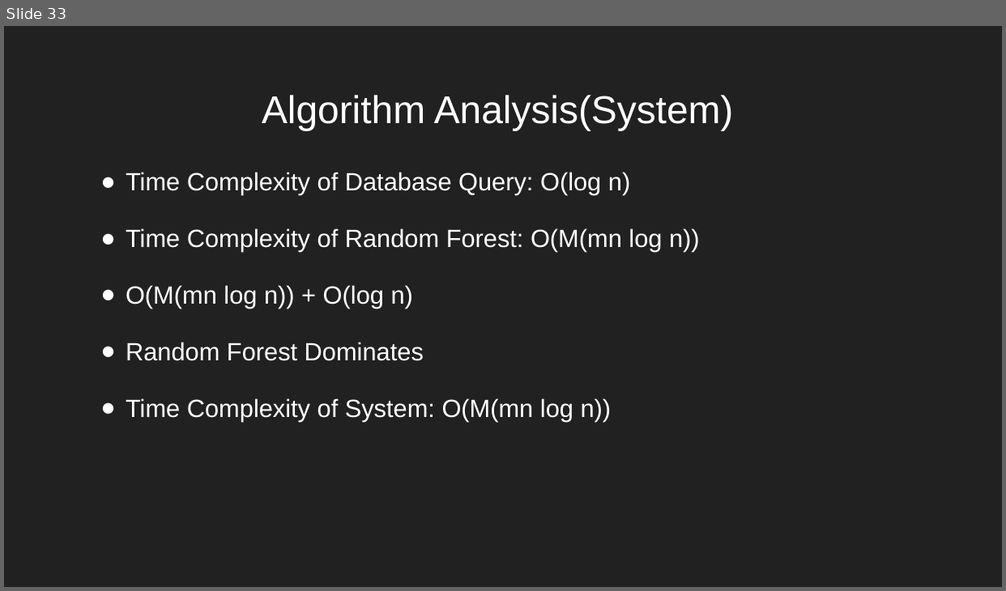
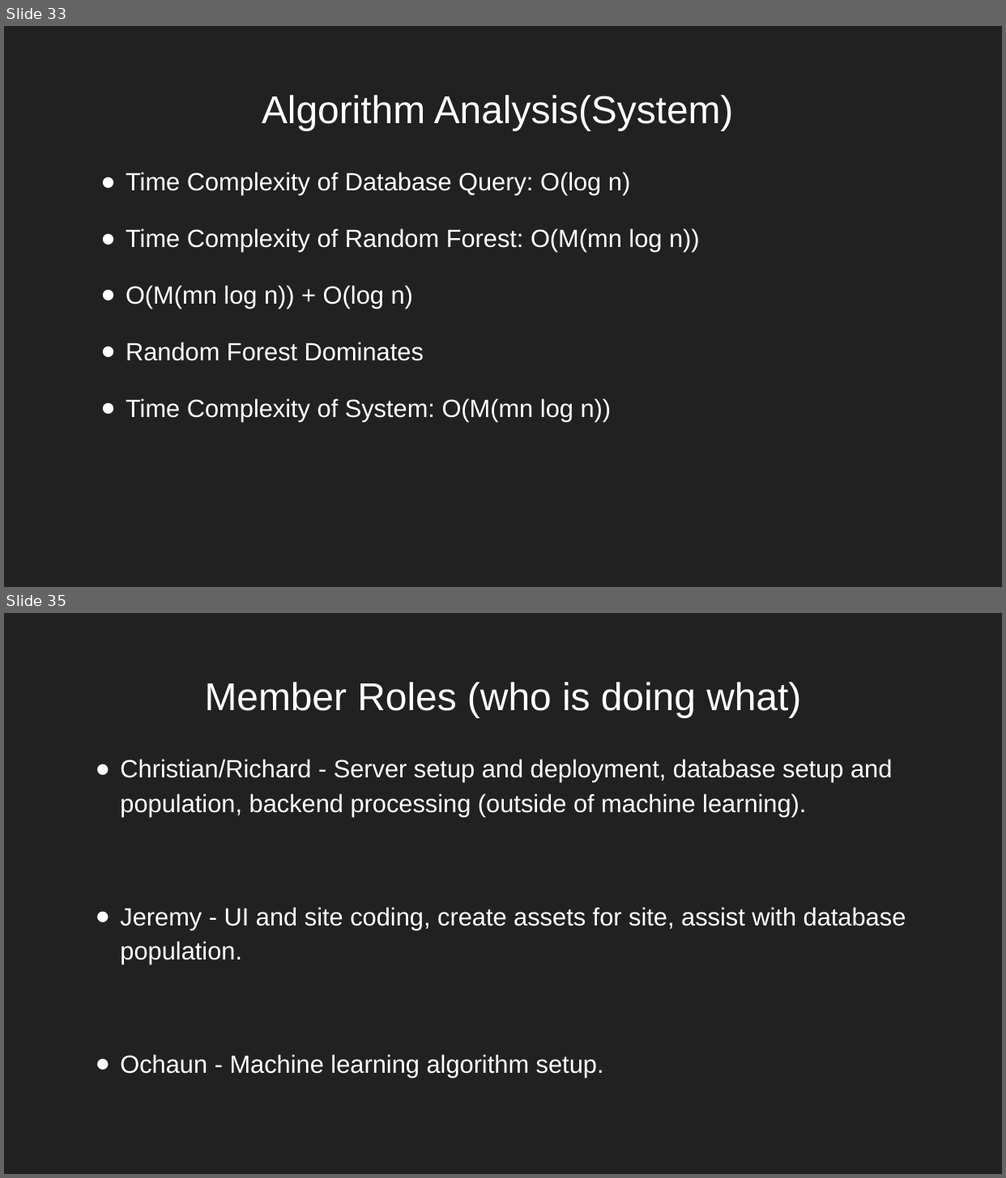
Before and after one commit to nreader72/NostraDomicile, a slide deck: docs/Progress_Reports/NostraDomicile (6).pptx. Shown one above the other, each under a label of ours: slide 33 before the commit, slides 33 and 35 after it; the slides between them are not shown. The pictures are 1006x591 and 1006x1178 pixels, drawn with LibreOffice and Linux fonts; fonts in the diff are those of the drawing; background and template pictures are left out. Boxes give left, top, right and bottom in pixels: in the first picture for what was removed or moved away, otherwise in the second. Text is boxed around its words. In the diff, an @@ line names an element or a change of style, - is before the commit and + after.

```diff
--- a/docs/Progress_Reports/NostraDomicile (6).pptx
+++ b/docs/Progress_Reports/NostraDomicile (6).pptx
@@ slide 35 added at <box>4,613,1002,1174</box>, background picture (left out) @@
@@ title added at <box>205,682,801,717</box>, 28 pt, text #FFFFFF @@
+Member Roles (who is doing what)
@@ text added at <box>120,759,906,1077</box>, 18 pt, text #FFFFFF @@
+● Christian/Richard - Server setup and deployment, database setup and population, backend processing (outside of machine learning).
+● Jeremy - UI and site coding, create assets for site, assist with database population.
+● Ochaun - Machine learning algorithm setup.
```
Also in this commit, not shown: 5 slides changed, 18 other slides added, 1 other file.
